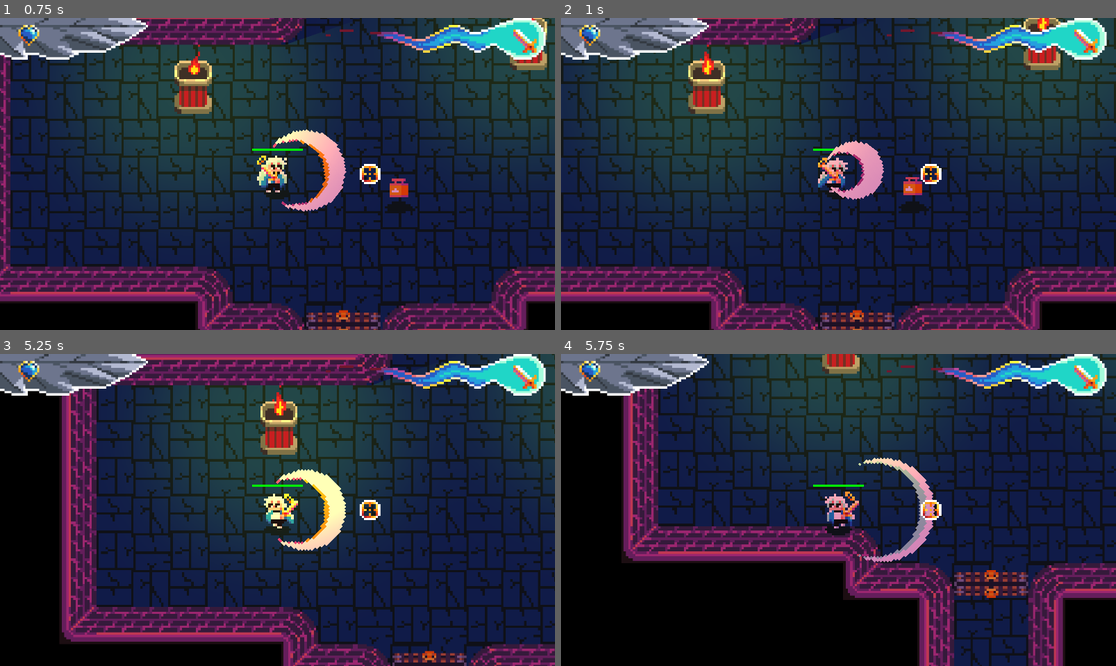
Above: before the commit, frames 1-4 (two rows, left to right).
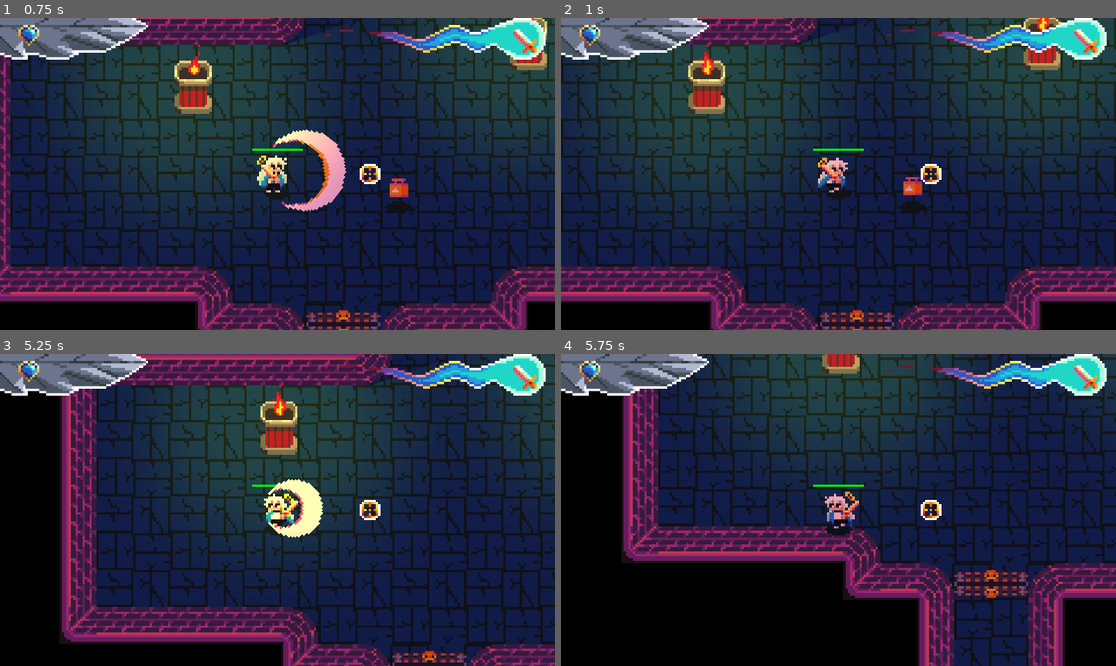
Above: after the commit, the same moments.

Repository: NielsOuvrard/TheShadowOfHeaven
Game: Godot game, scene res://Scenes/gameplay.tscn
The game is run twice, just before and just after one commit, with the same random seed, the same clock (stepped at 60 frames per second) and the same inputs.
Inputs (mouse positions are in pixels of both pictures, inside the frame that each line leads up to):
- Up to frame 1 (0.75 s): move the mouse to (399, 158) at 0.52 s; hold Right (move_right) from 0.53 s (still down); hold Space (shoot) from 0.53 s (still down)
- Up to frame 2 (1 s): keep holding Right (move_right); keep holding Space (shoot)
- Up to frame 3 (5.25 s): move the mouse to (166, 525) at 1.27 s; release Right (move_right) at 1.28 s; release Space (shoot) at 1.28 s; hold Down (move_down) 1.28-2.03 s; tap Q (change_weapon) at 1.35 s; tap Space (shoot) at 1.55, 2.85, 3.8, 4.35 s; move the mouse to (333, 441) at 2.02 s; hold Right (move_right) 2.03-2.78 s; hold Space (shoot) 2.03-2.78 s; move the mouse to (249, 572) at 2.77 s; hold Up (move_up) 2.78-3.53 s; move the mouse to (444, 556) at 3.52 s; hold Q (change_weapon) 3.53-4.28 s; hold Left (move_left) 3.53-5.03 s; tap R (reload) at 4.15 s; move the mouse to (111, 463) at 4.27 s; move the mouse to (305, 510) at 5.02 s; hold Down (move_down) from 5.03 s (still down); hold Space (shoot) from 5.03 s (still down)
- Up to frame 4 (5.75 s): keep holding Down (move_down); keep holding Space (shoot)

Frame 1 is identical in both runs. In frame 2, 0.9% of the frame differs, in the area x 47-59%, y 39-59%; in frame 3, 2.1%, in the area x 48-63%, y 36-64%; in frame 4, 1.0%.

Commit message:
enemies drops according to weapons unlocked

Diff:
--- a/Scripts/attack.gd
+++ b/Scripts/attack.gd
@@ -12,9 +12,13 @@
 var position : Vector2
 var knockback : float = 0.0
 
-func _init(_damage: int, _position: Vector2, _knockback: float = 0.0):
-    self.damage = _damage
-    self.position = _position
-    self.knockback = _knockback
+# to know what item drop
+var unlocked_weapons := {}
+
+func _init(_damage: int, _position: Vector2, _knockback: float = 0.0, _unlocked_weapons: Dictionary = {}) -> void:
+	self.damage = _damage
+	self.position = _position
+	self.knockback = _knockback
+	self.unlocked_weapons = _unlocked_weapons
 
 # velocity = (position - attack.position).normalized() * attack.knockback
--- a/Scripts/ball.gd
+++ b/Scripts/ball.gd
@@ -17,6 +17,7 @@
 var target : String
 var type : Data.Projectiles
 var is_shadow := false
+var weapons_unlocked := {}
 
 const DAMAGE_TEXT = preload("res://Scenes/damage_text.tscn")
 
@@ -42,7 +43,7 @@
 
 func _on_body_entered(body):
 	if body.is_in_group(target) and body.has_method("damage"):
-		var attack = Attack.new(Data.PROJECTILS[type].damage, position, Data.PROJECTILS[type].knockback)
+		var attack = Attack.new(Data.PROJECTILS[type].damage, position, Data.PROJECTILS[type].knockback, weapons_unlocked)
 		var damage_given = body.damage(attack)
 		var damage_text = DAMAGE_TEXT.instantiate()
 		damage_text.text = str(damage_given)
--- a/Scripts/data.gd
+++ b/Scripts/data.gd
@@ -41,6 +41,7 @@
 		"cooldown_reload": 0.01,
 		"ammo_max": 0,
 		"projectile": null,
+		"ammo": null,
 	},
 	Weapons.PISTOL: {
 		"name": "pistol",
@@ -49,7 +50,8 @@
 		"cooldown_shot": 0.2,
 		"cooldown_reload": 1.0,
 		"ammo_max": 6,
-		"projectile": Projectiles.PISTOL
+		"projectile": Projectiles.PISTOL,
+		"ammo": Items.PISTOL_AMMO,
 	},
 	Weapons.SHOTGUN: {
 		"name": "shotgun",
@@ -58,7 +60,8 @@
 		"cooldown_shot": 0.5,
 		"cooldown_reload": 1.5,
 		"ammo_max": 2,
-		"projectile": Projectiles.SHOTGUN
+		"projectile": Projectiles.SHOTGUN,
+		"ammo": Items.SHOTGUN_AMMO,
 	},
 	Weapons.RAYGUN: {
 		"name": "raygun", # maybe a charge, and need to wait to shoot again
@@ -67,7 +70,8 @@
 		"cooldown_shot": 0.1,
 		"cooldown_reload": 0.4,
 		"ammo_max": 10,
-		"projectile": Projectiles.RAYGUN
+		"projectile": Projectiles.RAYGUN,
+		"ammo": Items.RAYGUN_AMMO,
 	}
 }
 
--- a/Scripts/player.gd
+++ b/Scripts/player.gd
@@ -96,9 +96,8 @@
 func shoot():
 	if not reload_cooldown.is_stopped():
 		return
+	shoot_cooldown.start()
 	if current_weapon == Data.Weapons.SWORD:
-		print(position)
-		sword_attack.visible = true
 		sword_attack_animation.play("sword_attack")
 		sword_attack.rotation = look_player().angle() + (3.0 / 4.0 * PI)
 		return
@@ -106,13 +105,13 @@
 		reload()
 		return
 	ammo_current[current_weapon] -= 1
-	shoot_cooldown.start()
 
 	var ball = BALL.instantiate()
 	ball.direction_ball = look_player()
 	ball.thrower = "player"
 	ball.target = "enemies"
 	ball.type = Data.WEAPONS[current_weapon].projectile
+	ball.weapons_unlocked = weapons_unlocked
 	ball.position = position
 	get_parent().add_child(ball)
 
@@ -232,7 +231,7 @@
 
 func _on_sword_attack_body_entered(body: Node2D) -> void:
 	if body.is_in_group("enemies") and body.has_method("damage"):
-		var attack = Attack.new(60, position, 100)
+		var attack = Attack.new(60, position, 100, weapons_unlocked)
 		var damage_given = body.damage(attack)
 		var damage_text = DAMAGE_TEXT.instantiate()
 		damage_text.text = str(damage_given)
@@ -242,6 +241,9 @@
 
 
 func debug_inventory():
+	for weapon in weapons_unlocked:
+		print("weapon ", weapon, " unlocked ", weapons_unlocked[weapon])
+
 	for weapon in Data.WEAPONS:
 		if weapon == Data.Weapons.SWORD:
 			continue
--- a/Scripts/sectarian.gd
+++ b/Scripts/sectarian.gd
@@ -59,7 +59,12 @@
 
 	if life <= 0:
 		var item = ITEM.instantiate()
-		item.type = randi() % Data.Items.size()
+		var items_dropabale := []
+		for weapon in attack.unlocked_weapons:
+			if weapon != Data.Weapons.SWORD and attack.unlocked_weapons[weapon] == true:
+				items_dropabale.append(Data.WEAPONS[weapon].ammo)
+		items_dropabale.append(Data.Items.LIFE)
+		item.type = items_dropabale[randi() % len(items_dropabale)]
 		item.position = position
 		get_parent().add_child(item)
 		queue_free()
